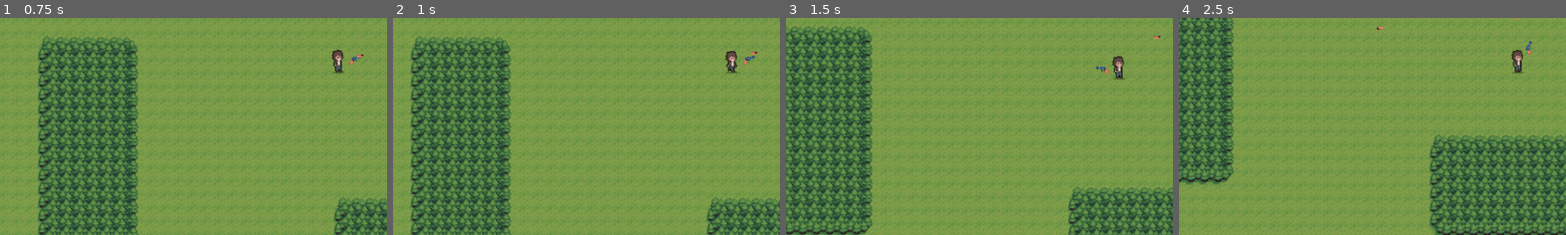
Above: before the commit, frames 1-4 (left to right).
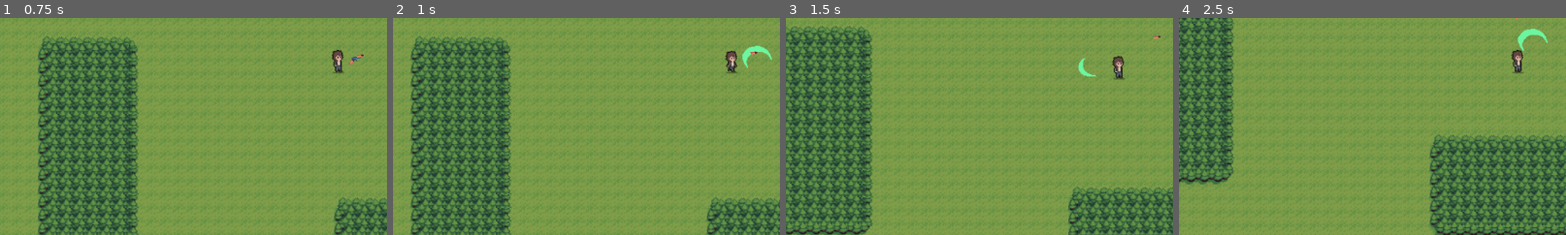
Above: after the commit, the same moments.

Repository: AustynLobo/EiDS
Game: Godot game, scene res://scenes/game.tscn
Two runs of this game, one before a commit and one after it. Both use one fixed random seed, a clock stepped at 60 frames per second and the inputs below.
Inputs (mouse positions are % of the whole screen's width and height, from its top left):
- Up to frame 1 (0.75 s): tap Enter at 0.5 s; move the mouse to (72, 45) at 0.52 s; hold D (right) from 0.53 s (still down); click (72, 45) at 0.6 s
- Up to frame 2 (1 s): keep holding D (right); tap Space (melee, bound only after the commit) at 0.8 s
- Up to frame 3 (1.5 s): move the mouse to (30, 55) at 1.27 s; release D (right) at 1.28 s; hold S (down) from 1.28 s (still down); tap Space (melee, bound only after the commit) at 1.35 s
- Up to frame 4 (2.5 s): click (30, 55) at 1.55 s; move the mouse to (60, 28) at 2.02 s; release S (down) at 2.03 s; hold D (right) from 2.03 s (still down); click (60, 28) at 2.1 s; tap Space (melee, bound only after the commit) at 2.3 s
The pictures show only the part of the screen within x 7-57%, y 40-90%; the shares and areas given below are measured in that part.

Frame 1 is identical in both runs. In frame 2, 0.3% of the frame differs, in the area x 90-98%, y 12-24%; in frame 3, 0.2%; in frame 4, 0.3%, in the area x 51-96%, y 4-17%.

Commit message:
Add melee attacks

Diff:
--- a/project.godot
+++ b/project.godot
@@ -46,6 +46,11 @@
 "events": [Object(InputEventMouseButton,"resource_local_to_scene":false,"resource_name":"","device":-1,"window_id":0,"a …(253 unchanged characters)…
 ]
 }
+melee={
+"deadzone": 0.5,
+"events": [Object(InputEventKey,"resource_local_to_scene":false,"resource_name":"","device":-1,"window_id":0,"alt_pressed":false,"shift_pressed":false,"ctrl_pressed":false,"meta_pressed":false,"pressed":false,"keycode":0,"physical_keycode":32,"key_label":0,"unicode":32,"location":0,"echo":false,"script":null)
+]
+}
 
 [layer_names]
 
--- a/scenes/player.tscn
+++ b/scenes/player.tscn
@@ -1,10 +1,16 @@
-[gd_scene load_steps=14 format=3 uid="uid://b6fivapgxnbi6"]
+[gd_scene load_steps=22 format=3 uid="uid://b6fivapgxnbi6"]
 
 [ext_resource type="Script" path="res://scripts/player.gd" id="1_tbmvo"]
 [ext_resource type="Texture2D" uid="uid://c0icjpb8fwiro" path="res://assets/Apocalypse Character Pack/Player/Idle.png" id="2_aafx4"]
 [ext_resource type="PackedScene" uid="uid://1gj34y8w6fj3" path="res://scenes/gun.tscn" id="3_4vg5v"]
 [ext_resource type="Texture2D" uid="uid://dv4rposwjbat1" path="res://assets/Apocalypse Character Pack/Player/Walk.png" id="3_ww8bx"]
 [ext_resource type="PackedScene" uid="uid://drvjaqmj85txn" path="res://scenes/health_system.tscn" id="5_84flt"]
+[ext_resource type="Script" path="res://scripts/melee_attack.gd" id="6_4erya"]
+[ext_resource type="Texture2D" uid="uid://dh4e15wi7tl2y" path="res://assets/SP301_nyknck/SP301_05.png" id="6_lc1ug"]
+[ext_resource type="Texture2D" uid="uid://binblfx546n5h" path="res://assets/SP301_nyknck/SP301_04.png" id="7_2ru8a"]
+[ext_resource type="Texture2D" uid="uid://kwpst1ypex2k" path="res://assets/SP301_nyknck/SP301_03.png" id="8_gaoyt"]
+[ext_resource type="Texture2D" uid="uid://bnjcrxrj5oyj7" path="res://assets/SP301_nyknck/SP301_02.png" id="9_r4dgy"]
+[ext_resource type="Texture2D" uid="uid://bsdwdt0iy15rr" path="res://assets/SP301_nyknck/SP301_01.png" id="10_hlxsp"]
 
 [sub_resource type="CircleShape2D" id="CircleShape2D_n3sa5"]
 radius = 5.02494
@@ -64,6 +70,32 @@
 "speed": 6.0
 }]
 
+[sub_resource type="SpriteFrames" id="SpriteFrames_kql80"]
+animations = [{
+"frames": [{
+"duration": 1.0,
+"texture": ExtResource("6_lc1ug")
+}, {
+"duration": 1.0,
+"texture": ExtResource("7_2ru8a")
+}, {
+"duration": 1.0,
+"texture": ExtResource("8_gaoyt")
+}, {
+"duration": 1.0,
+"texture": ExtResource("9_r4dgy")
+}, {
+"duration": 1.0,
+"texture": ExtResource("10_hlxsp")
+}],
+"loop": false,
+"name": &"default",
+"speed": 15.0
+}]
+
+[sub_resource type="CircleShape2D" id="CircleShape2D_hgdgi"]
+radius = 18.0
+
 [node name="Player" type="CharacterBody2D"]
 position = Vector2(337, 176)
 collision_mask = 6
@@ -84,4 +116,18 @@
 
 [node name="HealthSystem" parent="." instance=ExtResource("5_84flt")]
 
+[node name="MeleeAttack" type="Node2D" parent="."]
+script = ExtResource("6_4erya")
+
+[node name="AttackAnimation" type="AnimatedSprite2D" parent="MeleeAttack"]
+scale = Vector2(0.692982, 0.9375)
+sprite_frames = SubResource("SpriteFrames_kql80")
+frame = 4
+frame_progress = 1.0
+
+[node name="Area2D" type="Area2D" parent="MeleeAttack"]
+
+[node name="CollisionShape2D" type="CollisionShape2D" parent="MeleeAttack/Area2D"]
+shape = SubResource("CircleShape2D_hgdgi")
+
 [connection signal="health_depleted" from="HealthSystem" to="." method="_on_health_system_health_depleted"]
--- a/scripts/gun.gd
+++ b/scripts/gun.gd
@@ -13,7 +13,7 @@
 
 
 # Called every frame. 'delta' is the elapsed time since the previous frame.
-func _process(delta: float) -> void:
+func _physics_process(delta: float) -> void:
 	var mouse_vector = get_global_mouse_position() - player.position
 
 	if (mouse_vector.length() >= player_distance):
--- /dev/null
+++ b/scripts/melee_attack.gd
@@ -0,0 +1,35 @@
+extends Node2D
+
+@export var damage = 50
+@export var player_distance: float = 30
+@onready var player = get_parent()
+
+@onready var attack_animation = $AttackAnimation
+@onready var area = $Area2D
+
+# Called when the node enters the scene tree for the first time.
+func _ready() -> void:
+	pass # Replace with function body.
+
+
+# Called every frame. 'delta' is the elapsed time since the previous frame.
+func _physics_process(delta: float) -> void:
+	var mouse_vector = get_global_mouse_position() - player.position
+
+	if (mouse_vector.length() >= player_distance):
+		position = mouse_vector.normalized() * player_distance
+
+	if Input.is_action_just_pressed("melee"):
+		attack_animation.play()
+		for body in area.get_overlapping_bodies():
+			if body == get_parent():
+				continue
+			var health_system = body.get_node_or_null("HealthSystem")
+			if health_system:
+				health_system.take_damage(damage)
+
+	if attack_animation.is_playing():
+		attack_animation.flip_v = mouse_vector.y < 0
+		attack_animation.visible = true
+	else:
+		attack_animation.visible = false
--- a/scripts/player.gd
+++ b/scripts/player.gd
@@ -9,17 +9,24 @@
 @onready var gun = $Gun
 @onready var muzzle = $Gun/Muzzle
 
+@onready var melee_attack_animation = $MeleeAttack/AttackAnimation
+
 var camera: Camera2D
 
 func _ready() -> void:
 	camera = get_node_or_null("Camera2D")
 
 func _physics_process(delta: float) -> void:
-	if Input.is_action_just_pressed("shoot"):
+	if not melee_attack_animation.is_playing() and Input.is_action_just_pressed("shoot"):
 		var bullet_ins: Area2D = bullet_TSCN.instantiate()
 		game.add_child(bullet_ins)
 		bullet_ins.global_position = muzzle.global_position
 		bullet_ins.direction = Vector2.RIGHT.rotated(gun.rotation)
+
+	if melee_attack_animation.is_playing():
+		gun.visible = false
+	else:
+		gun.visible = true
 
 	# Get the input direction and handle the movement/deceleration.
 	# As good practice, you should replace UI actions with custom gameplay actions.
